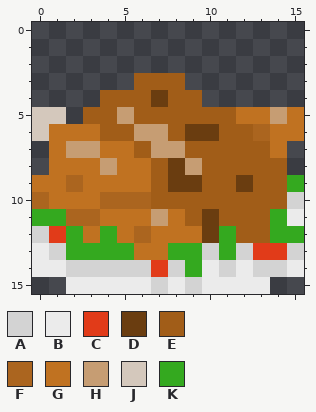
Pixel-art sprite -- Assets/Marianna - Sprites/turkey.png. Above is the file before it was changed.
The file is 16x16 pixels. Colours within 5 levels of each other are drawn and written as one.
Palette (. is transparent): A #d3d3d3  B #ebebeb  C #e13b19  D #6a3d10  E #a15d18  F #ab651f  G #c07221  H #c69d73  J #d4c8bc  K #34a91f
Pixels before, first column x 0:
 3 ......EEE.......
 4 ....EEEDEE......
 5 JJ.EEHEEEEEEGGHG
 6 JGGGEEHHEDDEEFGG
 7 .GHHGGEHHEEEEEG.
 8 .GGGHGGEDHEEEEE.
 9 GGFGGGGEDDEEDEEK
10 FGGGFFFEEEEEEEEA
11 KKFFGGGHGEDEEEKB
12 ACKGKGFGGGDKEEKK
13 BAKKKKGGKKAKACCA
14 BBAAAAACAKBABAAB
15 ..BBBBBABABBBB..
The result:
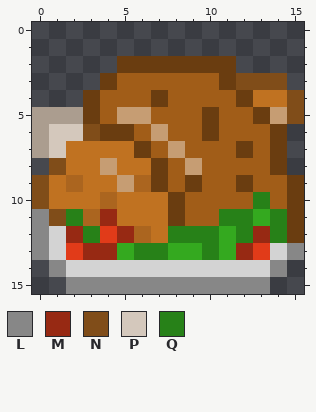
Colours new in this view: L #878787  M #972913  N #804d19  P #d4c8bc  Q #278118
Difference:
Colour J changes from #d4c8bc to #ab9d8f.
Colour B gives way to colour A in row 14 at x 10 and 12.
Colour C gives way to colour A in row 12 at x 1; in row 13 at x 14; in row 14 at x 7.
Colour K gives way to colour A in row 14 at x 9.
Colour K gives way to colour C in row 12 at x 4; in row 13 at x 2.
The edit adds colour D in row 2 at x 5 to 11; in row 3 at x 4 and 11; in row 4 at x 3 and 12.
Colour A gives way to colour D in row 10 at x 15.
Colour B gives way to colour D in row 11 at x 15.
Colour E gives way to colour D in row 5 at x 3 and 10; in row 6 at x 4 to 5; in row 7 at x 6 and 12; in row 8 at x 7 and 14; in row 9 at x 7; in row 10 at x 8.
Colour G gives way to colour D in row 5 at x 13; in rows 6 to 7 at x 14; in row 11 at x 8.
Colour K gives way to colour D in row 9 at x 15; in row 12 at x 15.
The edit adds colour E in row 3 at x 5 and 9 to 10; in row 4 at x 10 to 11.
Colour D gives way to colour E in row 6 at x 9; in rows 8 to 9 at x 8; in row 11 at x 10.
Colour F gives way to colour E in row 6 at x 13.
Colour G gives way to colour E in row 5 at x 12.
Colour H gives way to colour E in row 6 at x 6; in row 7 at x 7.
Colour G gives way to colour F in row 9 at x 6.
The edit adds colour G in row 4 at x 13 to 14.
Colour E gives way to colour G in row 10 at x 7.
Colour F gives way to colour G in row 10 at x 5 to 6.
Colour H gives way to colour G in row 7 at x 2 to 3; in row 11 at x 7.
Colour E gives way to colour H in row 5 at x 6.
Colour G gives way to colour H in row 9 at x 5.
The edit adds colour J in row 5 at x 2; in row 7 at x 0.
Colour E gives way to colour K in row 11 at x 13.
Colour A gives way to colour L in row 12 at x 0; in row 13 at x 15; in row 14 at x 14; in row 15 at x 7 and 9.
Colour B gives way to colour L in row 13 at x 0; in row 14 at x 1; in row 15 at x 2 to 6, 8 and 10 to 13.
Colour K gives way to colour L in row 11 at x 0.
Colour A gives way to colour M in row 13 at x 12.
Colour E gives way to colour M in row 12 at x 13.
Colour G gives way to colour M in row 11 at x 4; in row 12 at x 5.
Colour K gives way to colour M in row 12 at x 2; in row 13 at x 3 to 4.
The edit adds colour N in row 3 at x 12 to 14; in row 4 at x 15.
Colour F gives way to colour N in row 10 at x 0.
Colour G gives way to colour N in row 5 at x 15; in row 6 at x 3; in row 8 at x 1; in row 9 at x 0.
Colour K gives way to colour N in row 11 at x 1.
Colour G gives way to colour P in row 6 at x 1 to 2; in row 7 at x 1.
Colour A gives way to colour Q in row 13 at x 10.
Colour D gives way to colour Q in row 12 at x 10.
Colour E gives way to colour Q in row 10 at x 13; in row 11 at x 11 to 12; in row 12 at x 12.
Colour F gives way to colour Q in row 11 at x 2.
Colour G gives way to colour Q in row 12 at x 3 and 8 to 9; in row 13 at x 6 to 7.
Colour K gives way to colour Q in rows 11 to 12 at x 14.
Colour B is removed in row 14 at x 0 and 15.
Colour G is removed in row 6 at x 15.
Boxes around the changes in both pictures, in picture pixels (x1, y1, x2, y2):
changed: (32, 56, 304, 294)
